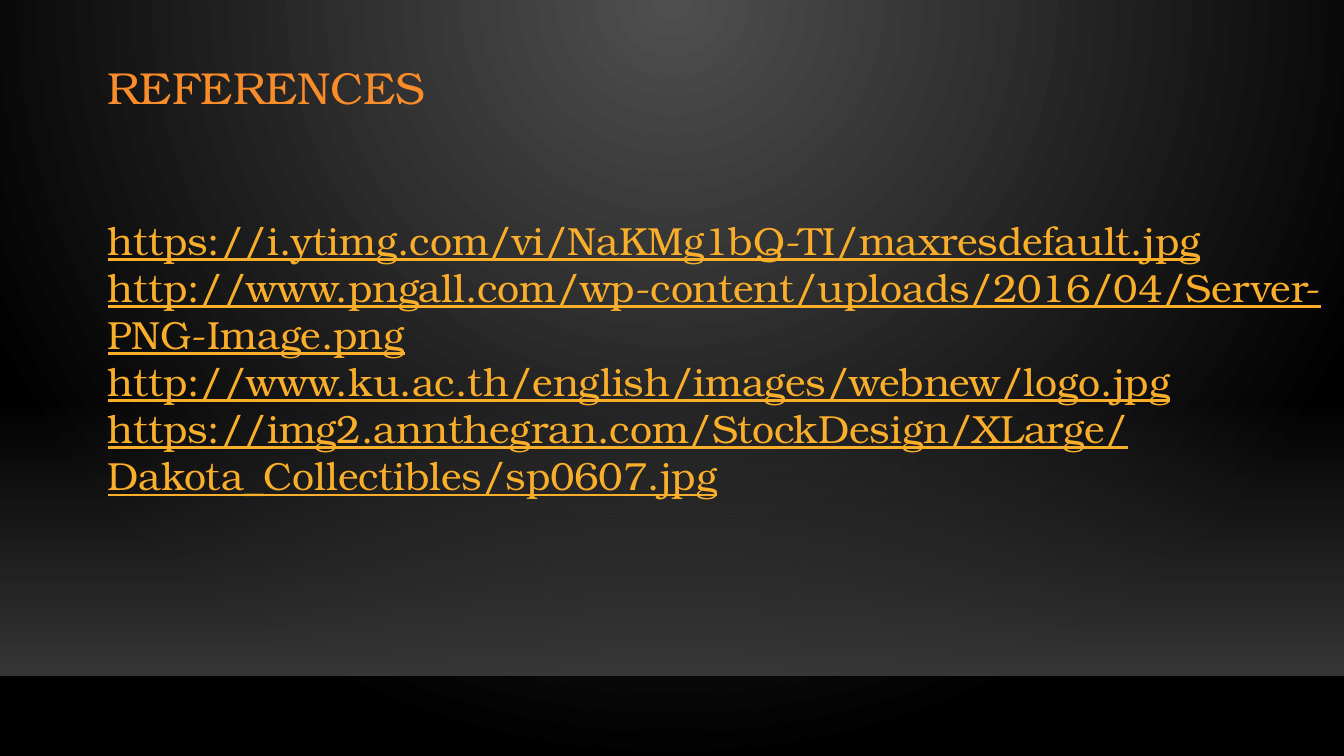
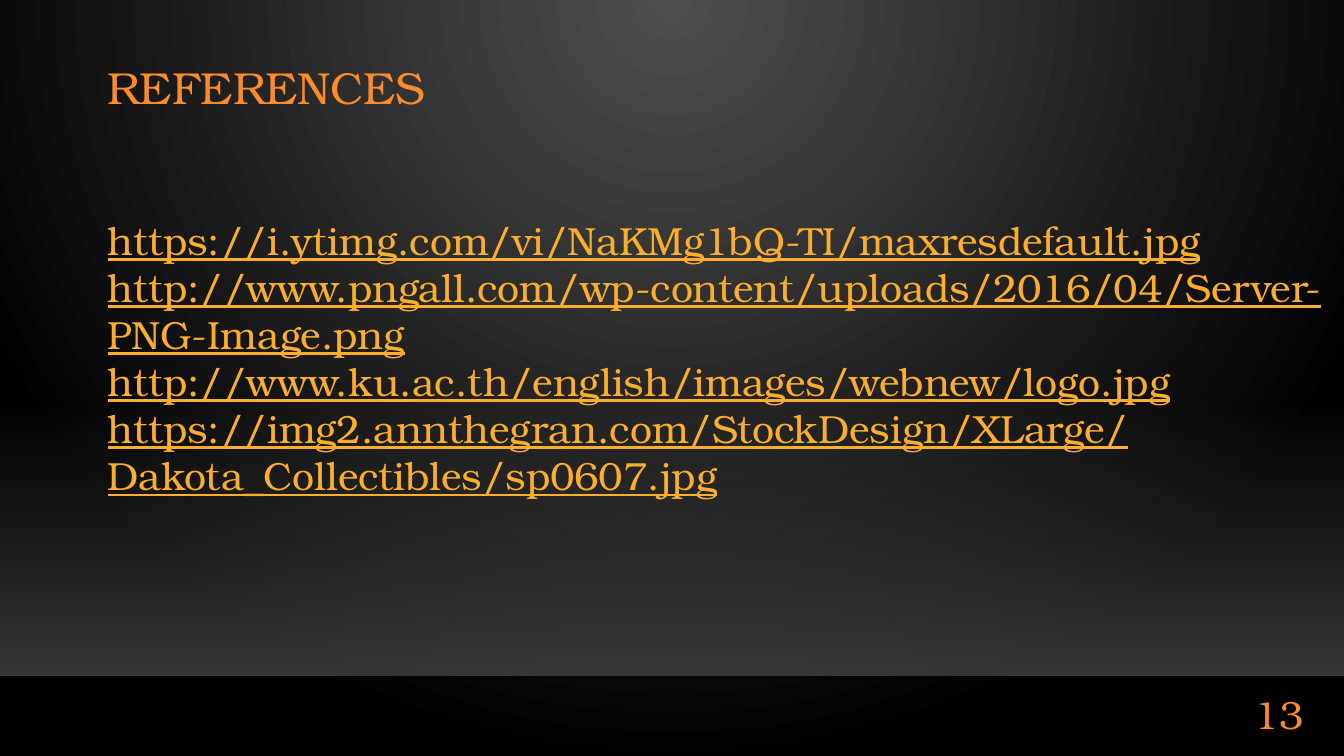
Before and after one commit to Al0nesauurs/etc, a slide deck: slide 13 of Work/present_iWing v2.pptx (slide 12 before the commit). Drawn at 1344x756 pixels with LibreOffice and Linux fonts; fonts in the diff are those of the drawing; background and template pictures are left out. Boxes give left, top, right and bottom in pixels: in the first picture for what was removed or moved away, otherwise in the second. Text is boxed around its words. In the diff, an @@ line names an element or a change of style, - is before the commit and + after.

```diff
--- a/Work/present_iWing v2.pptx
+++ b/Work/present_iWing v2.pptx
@@ page number added at (x1=1255, y1=701, x2=1304, y2=730), 28 pt, text #FB8C29 @@
+13
```
Also in this commit, not shown: 11 other slides changed, 2 slides added.
